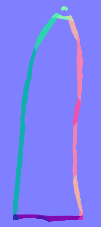
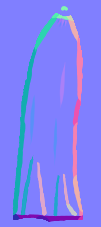
Revision of a layered (101, 227) image; what changed, layer by layer:
painted on "Warstwa 7" over [18, 17, 77, 217]
